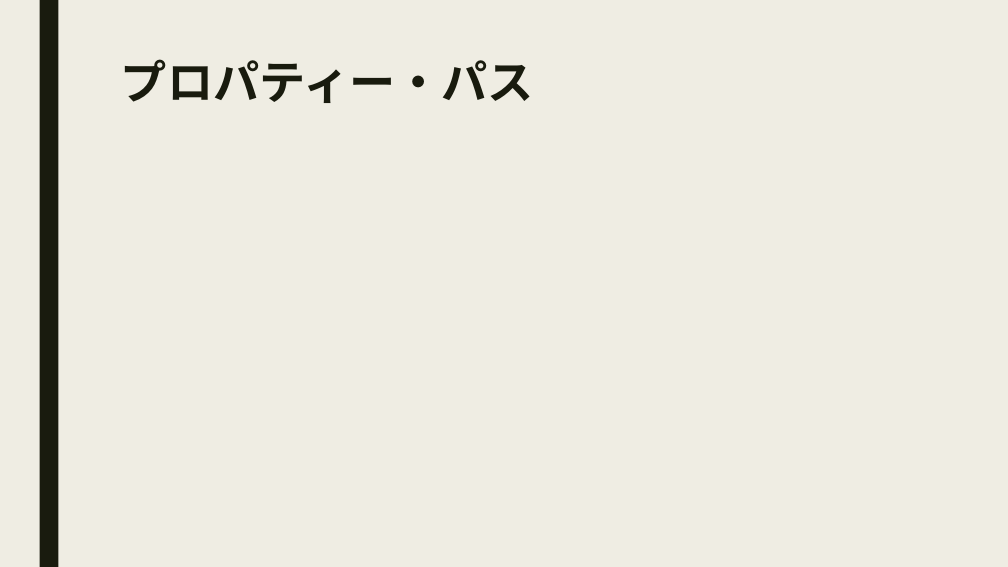
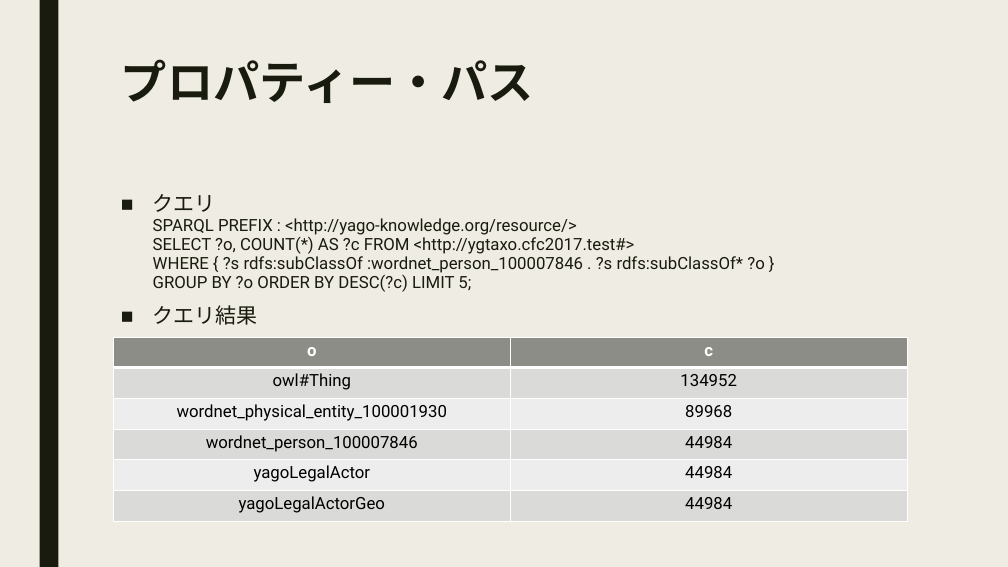
Before and after one commit to zambendorf/cfc2017aug, a slide deck: slide 43 of doc/cfc-20170805a.pptx (slide 42 before the commit). Drawn at 1008x567 pixels with LibreOffice and Linux fonts; fonts in the diff are those of the drawing. Boxes give left, top, right and bottom in pixels: in the first picture for what was removed or moved away, otherwise in the second. Text is boxed around its words. In the diff, an @@ line names an element or a change of style, - is before the commit and + after.

```diff
--- a/doc/cfc-20170805a.pptx
+++ b/doc/cfc-20170805a.pptx
@@ text added at box(153, 194, 764, 325), 16 pt, text #191B0E @@
+■ クエリ
+  SPARQL PREFIX : <http://yago-knowledge.org/resource/>
+  SELECT ?o, COUNT(*) AS ?c FROM <http://ygtaxo.cfc2017.test#>
+  WHERE { ?s rdfs:subClassOf :wordnet_person_100007846 . ?s rdfs:subClassOf* ?o }
+  GROUP BY ?o ORDER BY DESC(?c) LIMIT 5;
+■ クエリ結果
@@ table added at box(113, 337, 907, 521), 6 rows, 2 columns @@
+o | c
+owl#Thing | 134952
+wordnet_physical_entity_100001930 | 89968
+wordnet_person_100007846 | 44984
+yagoLegalActor | 44984
+yagoLegalActorGeo | 44984
```
Also in this commit, not shown: 9 other slides changed, 7 slides added, 3 slides removed, 4 other files.
